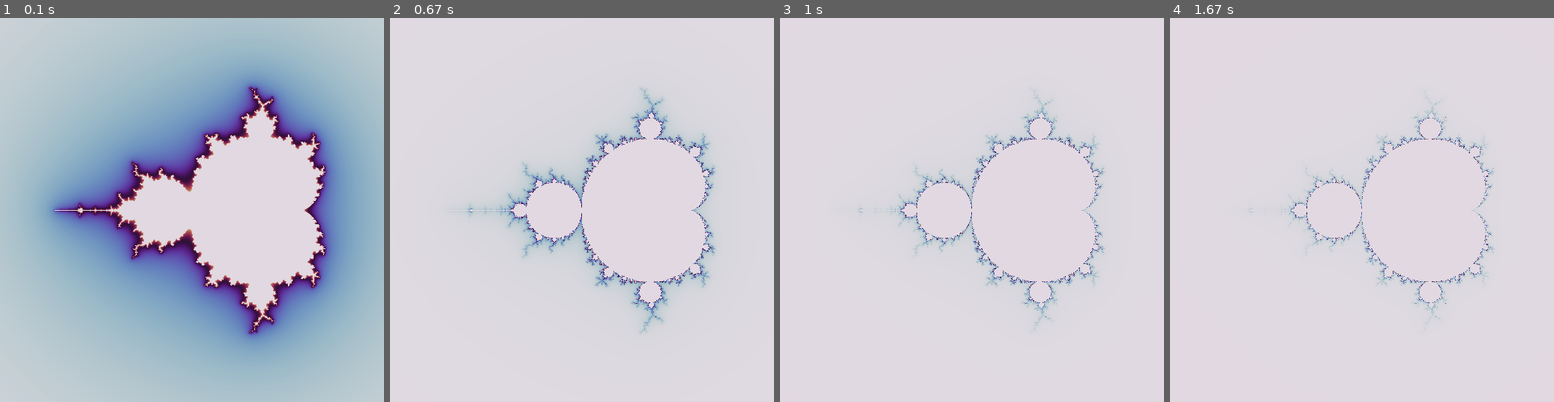
Above: before the commit, frames 1-4 (left to right).
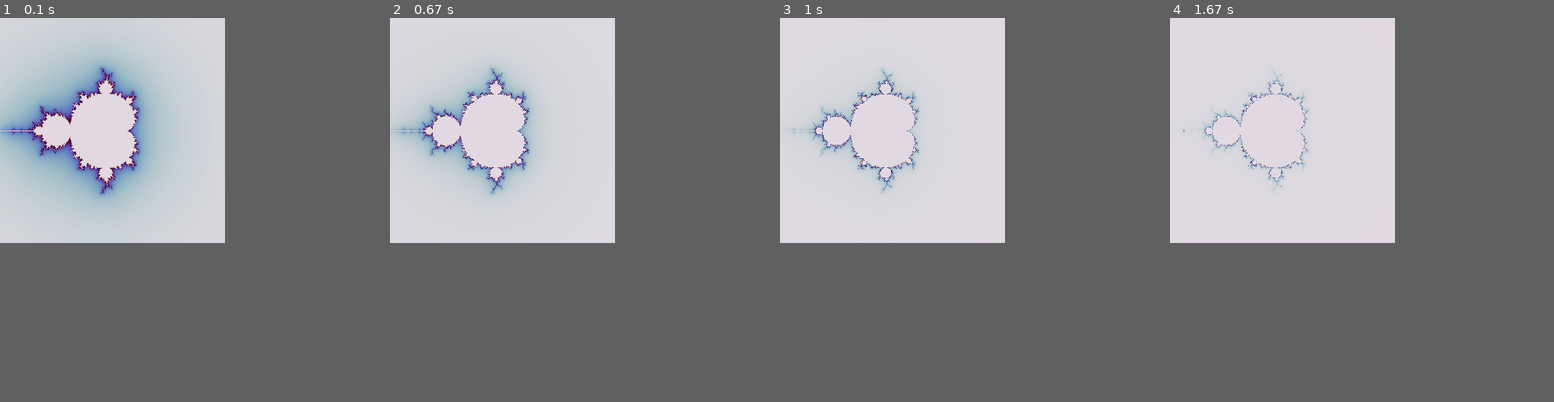
Above: after the commit, the same moments.

Repository: Singrity/MandelbrotPyGame
Game: pygame game, started from main.py
The game is run twice, just before and just after one commit, with the same random seed, the same clock (stepped at 60 frames per second) and the same inputs.
Inputs:
- Up to frame 1 (0.1 s): no input
- Up to frame 2 (0.67 s): tap Space at 0.33 s
- Up to frame 3 (1 s): tap Space at 0.67 s
- Up to frame 4 (1.67 s): tap Space at 1 s
The window is 512x512 before the commit and 300x300 after it. Grey fills any space a smaller window leaves; there, only what the larger window draws over its background counts as a difference.

The runs differ from the first frame. In frame 1, 77% of the frame differs, in the area x 0-100%, y 0-100%; in frame 2, 9.3%; in frame 3, 4.1%; in frame 4, 2.3%.

Commit message:
little optimisations

Diff:
--- a/main.py
+++ b/main.py
@@ -1,3 +1,5 @@
+import resource
+import threading
 from PIL import Image
 import matplotlib.cm
 import numpy as np
@@ -9,20 +11,25 @@
 
 
 class Application:
-    WIDTH = 512
-    HEIGHT = 512
+    WIDTH = 300
+    HEIGHT = 300
 
     def __init__(self):
         self.display = pygame.display.set_mode((self.WIDTH, self.HEIGHT))
         pygame.display.set_caption("Mandelbrot")
 
+        self.painting_progress = 0
+
         self.colormap = matplotlib.cm.get_cmap("twilight").colors
         self.palette = self.denormalize(self.colormap)
 
-        self.center = -0.7435
-        self.width = 3.5
+        self.iter_ratio = 5
+        self.zoom_ratio = 0
+        #self.center = -0.743643887037158704752191506114774 + 0.131825904205311970493132056385139j
+        self.center = complex(0, 0)
+        self.width = 4 * 10 ** self.zoom_ratio
         self.amount = 1
-        self.max_iterations = 20
+        self.max_iterations = 2 ** self.iter_ratio
 
         self.mandelbrot_set = MandelbrotSet(max_iterations=self.max_iterations, escape_radius=1000)
         self.viewport = Viewport(self.display, self.center, self.width)
@@ -41,6 +48,7 @@
 
     def stop(self):
         self.is_running = False
+        print(self.viewport.center, self.viewport.width)
         pygame.quit()
         sys.exit()
 
@@ -52,63 +60,54 @@
                 if event.key == pygame.K_ESCAPE:
                     self.stop()
                 if event.key == pygame.K_SPACE:
-                    self.mandelbrot_set.max_iterations += 128
+                    pygame.display.set_caption(f"Increasing max_iterations...")
+                    self.iter_ratio += 1
+                    self.mandelbrot_set.max_iterations = 2 ** self.iter_ratio
+
                     self.paint(mandelbrot_set=self.mandelbrot_set, viewport=self.viewport, palette=self.palette, smooth=True)
 
             if event.type == pygame.MOUSEWHEEL:
+                pygame.display.set_caption(f"Zoom...")
+                self.zoom_ratio += 0.3 * event.y
+                self.viewport.width = 10 ** self.zoom_ratio
+                self.viewport.center = self.center
 
-                self.width -= self.amount * event.y
-                self.viewport.width = self.width
-                self.viewport.center = self.center
                 self.paint(mandelbrot_set=self.mandelbrot_set, viewport=self.viewport, palette=self.palette,
                            smooth=True)
-                print(self.width)
-
+                print(self.viewport.width)
 
     def draw(self):
-        #self.display.fill((255, 255, 255))
-
-        pygame.display.update()
+        pygame.display.flip()
 
     def denormalize(self, palette):
         return [tuple(int(channel * 255) for channel in color) for color in palette]
 
-    @staticmethod
-    def paint(mandelbrot_set, viewport, palette, smooth):
+    #@staticmethod
+    def paint(self, mandelbrot_set, viewport, palette, smooth):
+        n = 0
+        self.painting_progress = 0
         for pixel in viewport:
+            n += 1
+
             stability = mandelbrot_set.stability(complex(pixel), smooth)
             index = int(min(stability * len(palette), len(palette) - 1))
-            pixel.color = palette[index % len(palette)]
+
+            self.painting_progress = (n / (self.WIDTH * self.HEIGHT)) * 100
+            print(f"{int(self.painting_progress)}%")
+
+            if pixel.color[:3] != palette[index % len(palette)]:
+                pixel.color = palette[index % len(palette)]
+
+        pygame.display.set_caption("Done!")
 
     def update(self):
-        mouse_pos = pygame.mouse.get_pos()
-        new_x, new_y = (mouse_pos[0] - self.WIDTH) / self.WIDTH, (mouse_pos[1] - self.HEIGHT) / self.HEIGHT
+        pos_x, pos_y = pygame.mouse.get_pos()
 
-        self.center = complex(new_x, -new_y)
-
-
-
-
-
-
-
-
-
-
-
-# colormap = matplotlib.cm.get_cmap("twilight").colors
-# #palette = denormalize(colormap)
-#
-# mandelbrot_set = MandelbrotSet(max_iterations=20, escape_radius=1000)
-#
-# image = Image.new(mode="RGB", size=(512, 512))
-#
-# viewport = Viewport(image, center=-0.7435, width=3.5)
-# #paint(mandelbrot_set, viewport, palette, smooth=True)
-# image.show()
+        self.center = complex(pos_x, -pos_y) * self.viewport.scale + self.viewport.offset
+        #self.viewport.center = self.center
+        #print(self.viewport.center)
 
 
 if __name__ == '__main__':
     app = Application()
     app.run()
-    #print(complex((300 - 500) / 500, (300 - 500) / 500))
--- a/viewport.py
+++ b/viewport.py
@@ -21,6 +21,9 @@
     def scale(self):
         return self.width / self.image.width
 
+
+
+
     def __iter__(self):
         for y in range(self.image.height):
             for x in range(self.image.width):
--- a/viewport_pygame.py
+++ b/viewport_pygame.py
@@ -35,7 +35,7 @@
 
     @property
     def color(self):
-        return self.viewport.image.getpixel((self.x, self.y))
+        return self.viewport.image.get_at((self.x, self.y))
 
     @color.setter
     def color(self, value):
